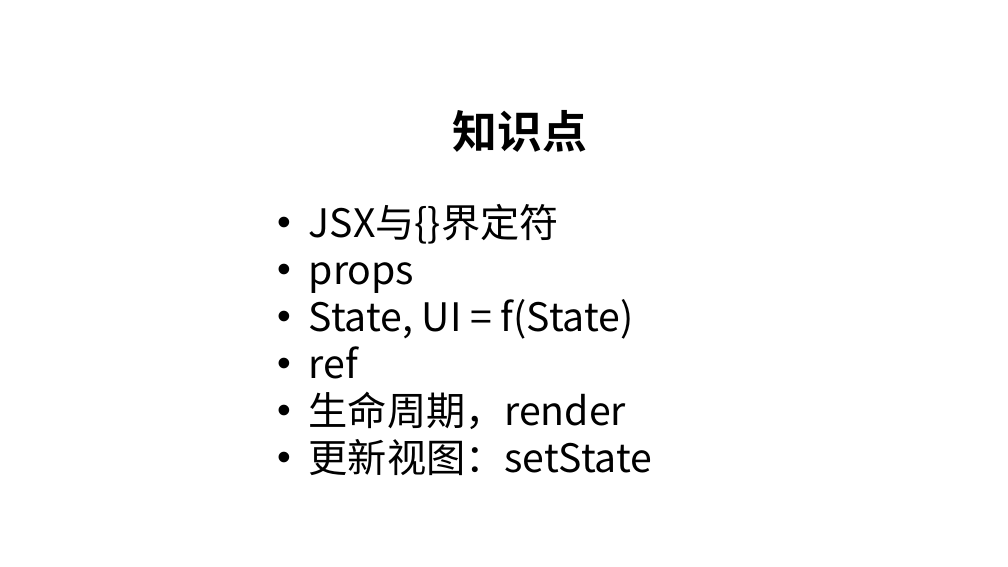
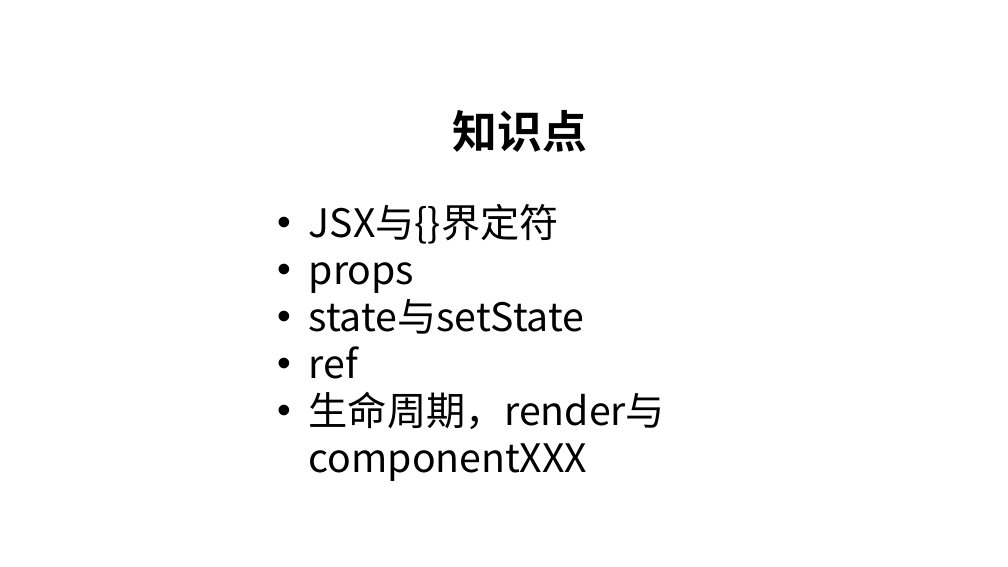
Before and after one commit to RubyLouvre/tx-todolist, a slide deck: slide 13 of TodoList.pptx (slide 11 before the commit). Drawn at 1008x567 pixels with LibreOffice and Linux fonts; fonts in the diff are those of the drawing; background and template pictures are left out. Boxes give left, top, right and bottom in pixels: in the first picture for what was removed or moved away, otherwise in the second. Text is boxed around its words. In the diff, an @@ line names an element or a change of style, - is before the commit and + after.

Commit message:
更新

```diff
--- a/TodoList.pptx
+++ b/TodoList.pptx
@@ text at (x1=309, y1=291, x2=585, y2=334): text changed @@
-• State, UI = f(State)
+• state与setState
@@ text at (x1=309, y1=392, x2=665, y2=429): text changed @@
-• 生命周期，render
-• 更新视图：setState
+• 生命周期，render与componentXXX
```
Also in this commit, not shown: 5 other slides changed, 3 slides added, 2 slides removed, 2 other files.
